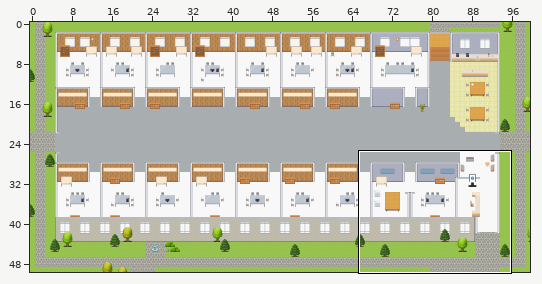
An edit to a level. Tiled map (JSON), maps/Manufacturing-Enablement-Platform.tmj. The picture above shows the old version from afar; the outline marks the close-up.
Close-up. Before the commit:
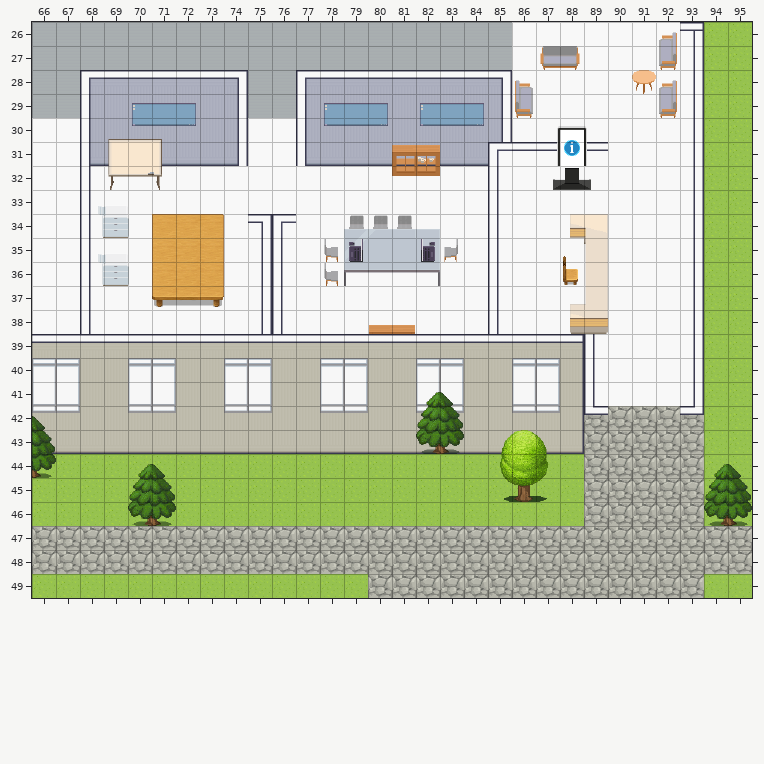
Cells are 32x32 px. Shown: x 66..95, y 26..49. The commit also changed other parts of the map, which this record leaves out.
After:
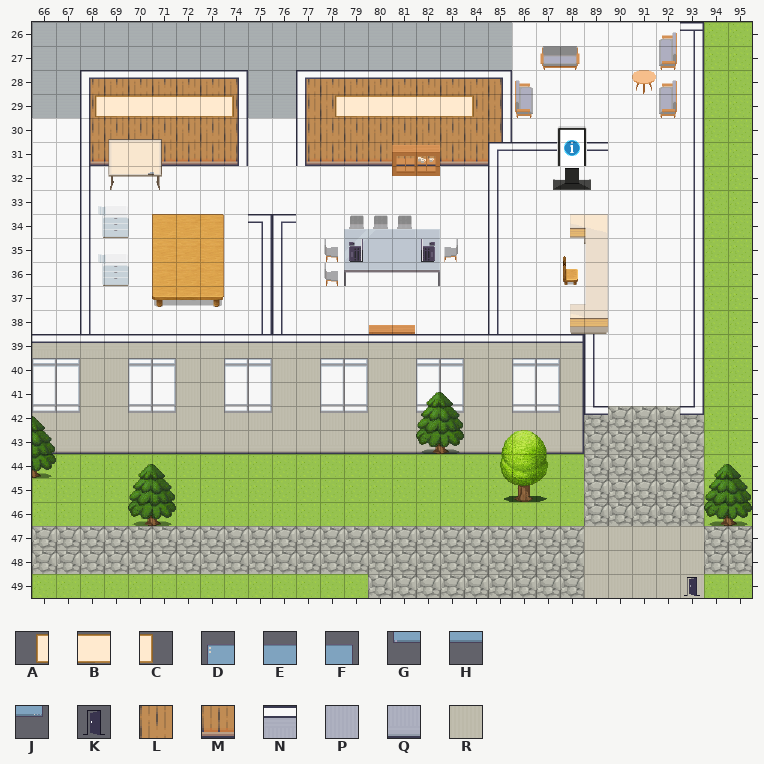
Key: from "Decoration": A 49, B 50, C 51; from "Misc": D 40, E 41, F 42, G 50, H 51, J 52; from "User_Zones": K 65; from "room2": L 192, M 205, N 290, P 294, Q 307, R 328.
_ is an empty cell.
Edits made:
Layer "back wall":
y 28: x 68..74 NNNNNNN -> LLLLLLL; x 77..85 NNNNNNNNN -> LLLLLLLLL
y 29..30: x 68..74 PPPPPPP -> LLLLLLL; x 77..85 PPPPPPPPP -> LLLLLLLLL
y 31: x 68..69 QQ -> MM; x 71..74 QQQQ -> MMMM; x 77..84 QQQQQQQQ -> MMMMMMMM
Layer "trees":
y 47..49: x 89..93 _____ -> RRRRR
Layer "tech":
y 29: x 68..74 __DEF__ -> ABBBBBC; x 78..84 DEF_DEF -> ABBBBBC
y 30: x 70..72 GHJ -> ___; x 78..80 GHJ -> ___; x 82..84 GHJ -> ___
Layer "zones":
y 49: x 93 _ -> K
Where, in picture pixels (left, top, right, bottom), the same in both close-ups:
changed: (90, 79, 238, 165)
changed: (306, 79, 502, 165)
added: (584, 526, 704, 598)
